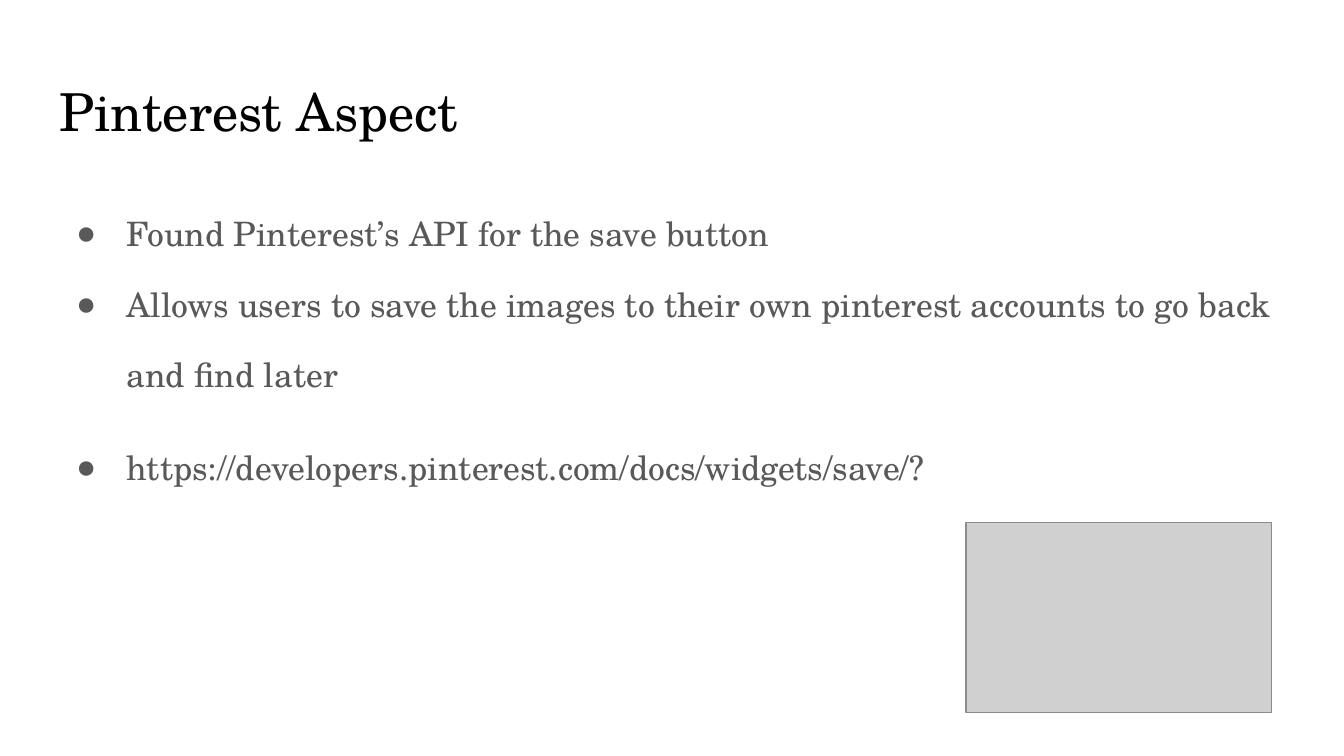
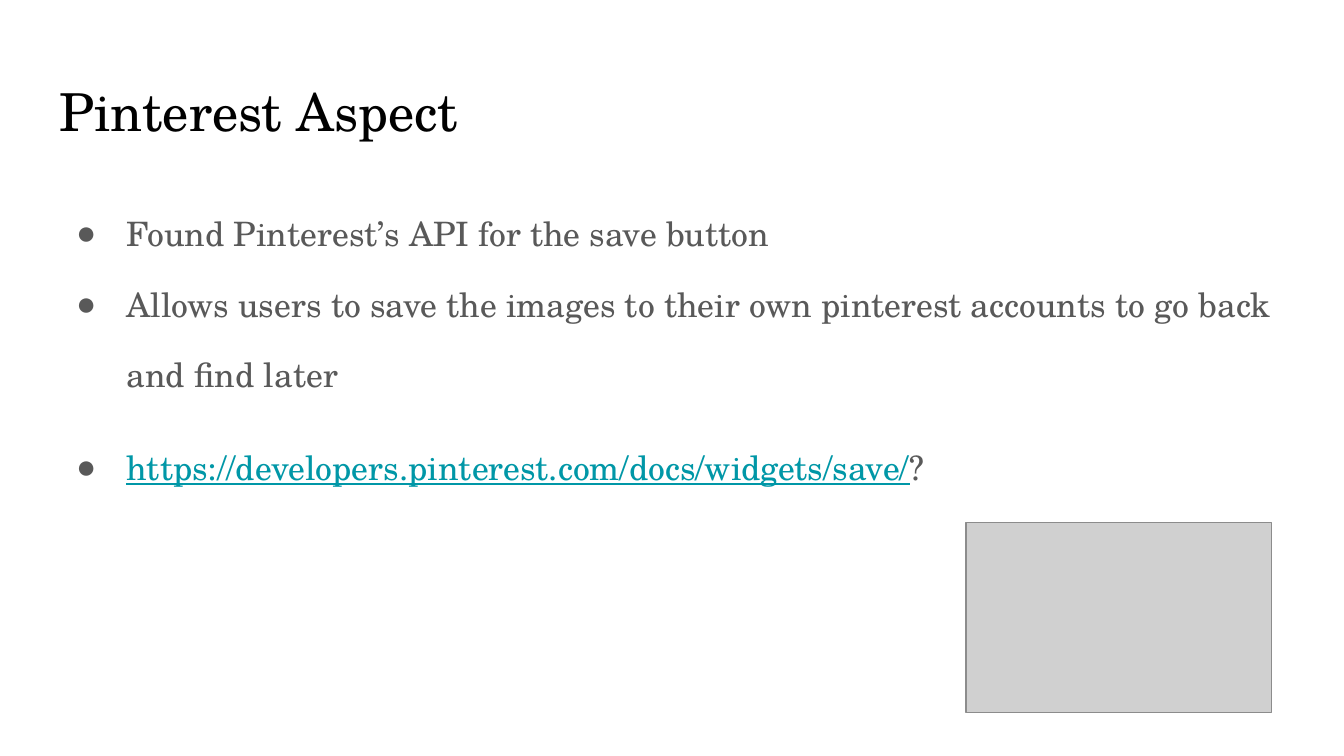
Before and after one commit to lking150/IndividualProject, a slide deck: slide 5 of Deliverables/FinalPresentation.pptx (slide 4 before the commit). Drawn at 1344x756 pixels with LibreOffice and Linux fonts; fonts in the diff are those of the drawing; grey boxes stand for pictures. Boxes give left, top, right and bottom in pixels: in the first picture for what was removed or moved away, otherwise in the second. Text is boxed around its words. In the diff, an @@ line names an element or a change of style, - is before the commit and + after.

```diff
--- a/Deliverables/FinalPresentation.pptx
+++ b/Deliverables/FinalPresentation.pptx
@@ text at box(126, 455, 924, 487): text colour #595959 to #0097A7, underline on in "https://developers.pinterest.com/docs/widgets/save/?" @@
```
Also in this commit, not shown: 2 other slides changed, 1 slide added.
